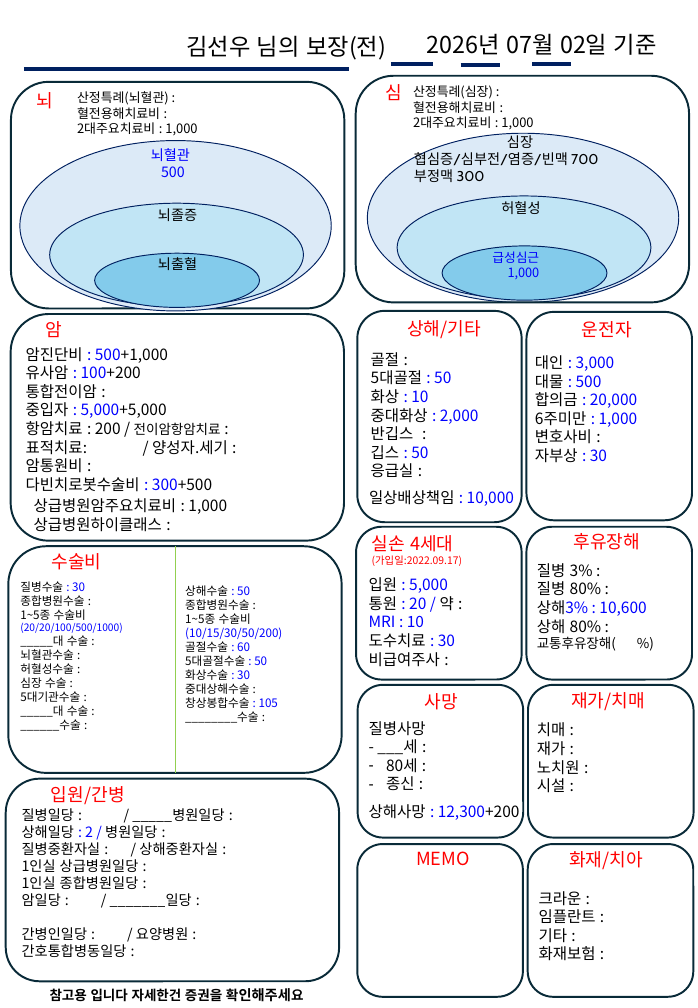
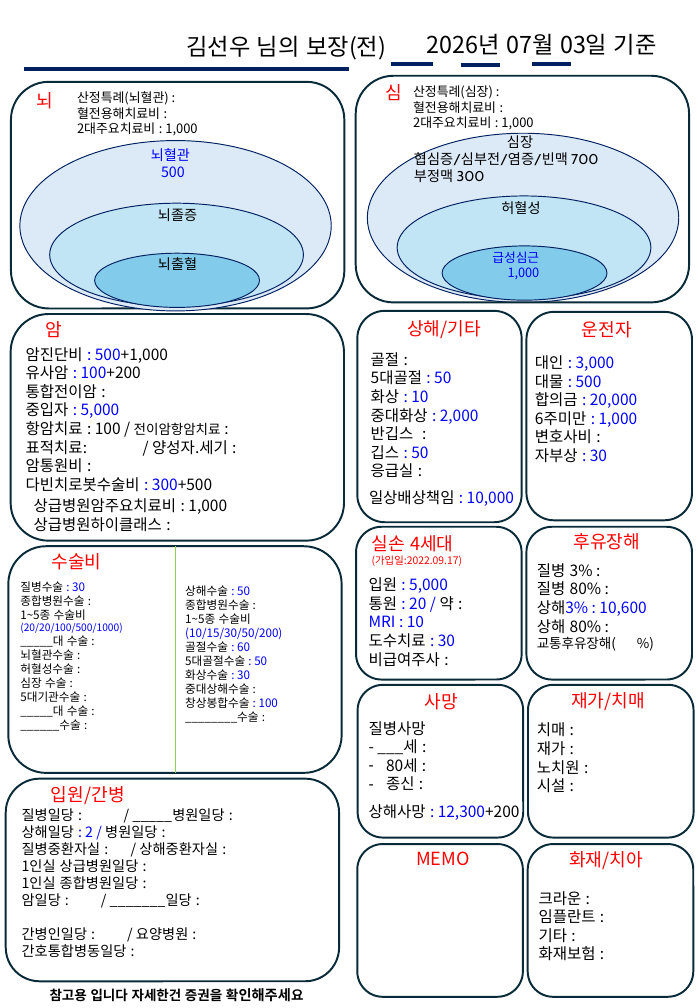
Before and after one commit to bokkile83-ui/barum-bunseok-backend, a slide deck: slide 1 of 보장분석지_김선우.pptx. Drawn at 698x1008 pixels with LibreOffice and Linux fonts; fonts in the diff are those of the drawing. Boxes give left, top, right and bottom in pixels: in the first picture for what was removed or moved away, otherwise in the second. Text is boxed around its words. In the diff, an @@ line names an element or a change of style, - is before the commit and + after.

```diff
--- a/보장분석지_김선우.pptx
+++ b/보장분석지_김선우.pptx
@@ text at (427, 33, 657, 55): text changed @@
-2026년 07월 02일 기준
+2026년 07월 03일 기준
@@ text at (26, 402, 221, 436): text changed @@
-중입자 : 5,000+5,000
-항암치료 : 200 / 전이암항암치료 :
+중입자 : 5,000
+항암치료 : 100 / 전이암항암치료 :
@@ text at (185, 697, 278, 708): text changed @@
-창상봉합수술 : 105
+창상봉합수술 : 100
```
Also in this commit, not shown: 10 other files.
